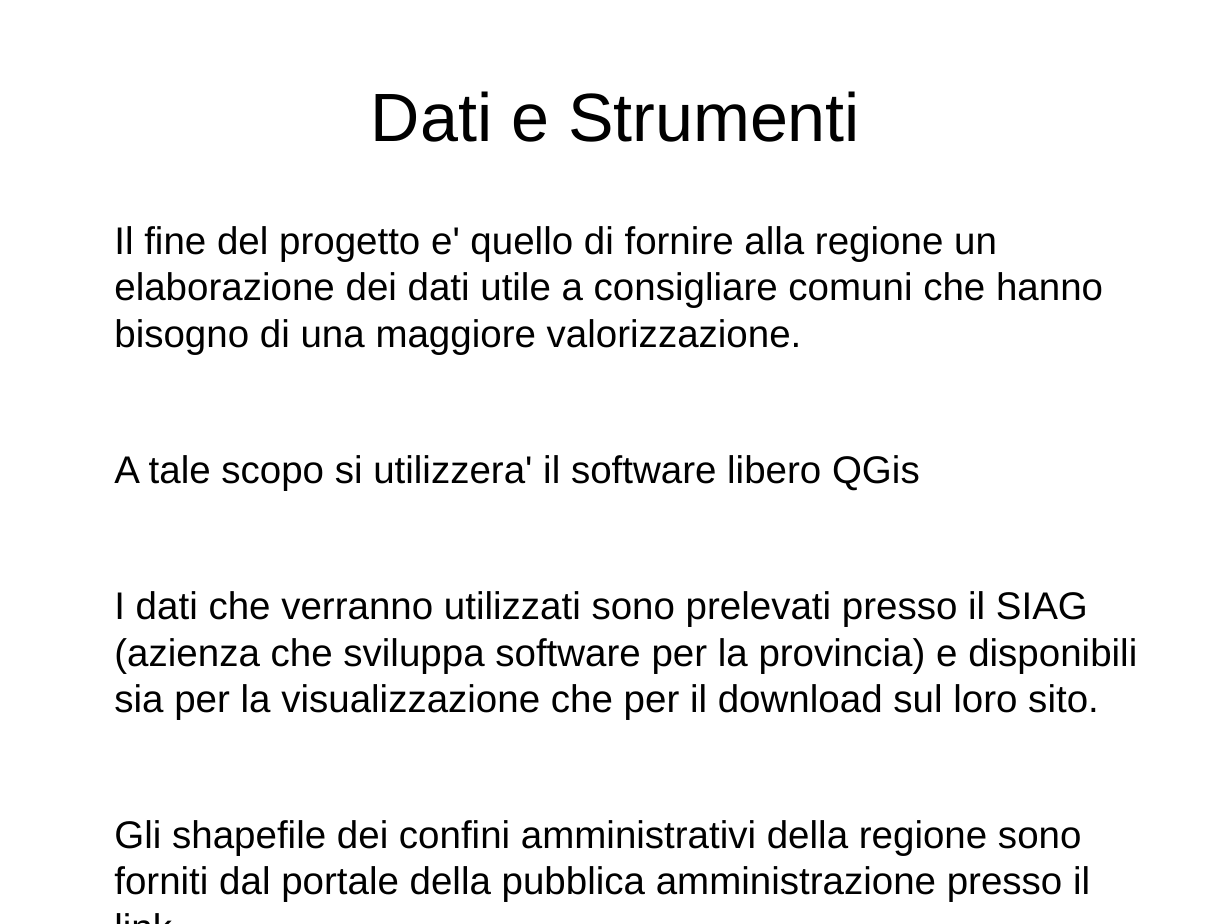
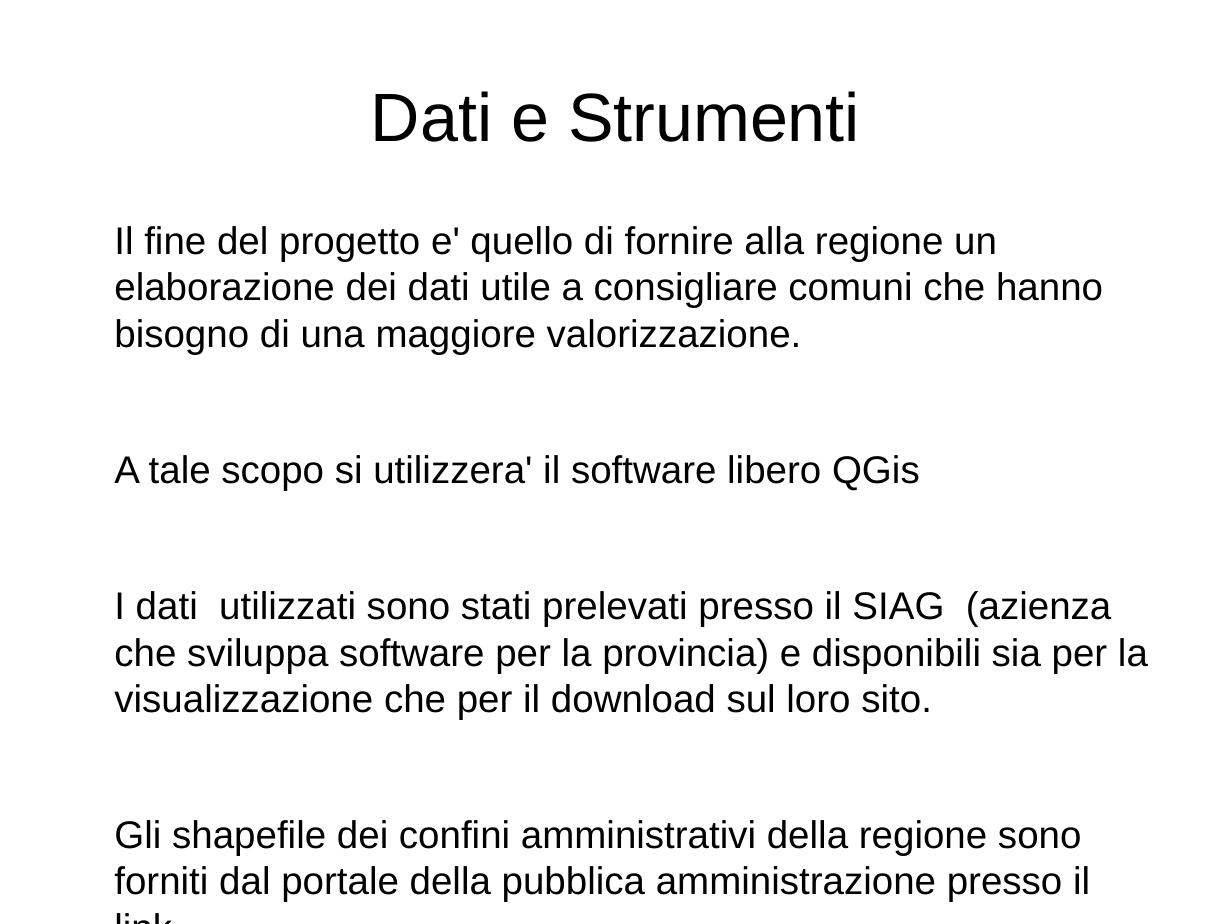
Before and after one commit to MascioSpam/esame_bdt, a slide deck: slide 4 of relazione.odp. Drawn at 1232x924 pixels with LibreOffice and Linux fonts; fonts in the diff are those of the drawing. Boxes give left, top, right and bottom in pixels: in the first picture for what was removed or moved away, otherwise in the second. Text is boxed around its words. In the diff, an @@ line names an element or a change of style, - is before the commit and + after.

```diff
--- a/relazione.odp
+++ b/relazione.odp
@@ text at (114,591,1148,720): text changed @@
-I dati che verranno utilizzati sono prelevati presso il SIAG (azienza che sviluppa software per la provincia) e disponibili sia per la visualizzazione che per il download sul loro sito.
+I dati utilizzati sono stati prelevati presso il SIAG (azienza che sviluppa software per la provincia) e disponibili sia per la visualizzazione che per il download sul loro sito.
```
Also in this commit, not shown: 2 other slides changed, 5 slides added, 2 slides removed, 1 other file.
